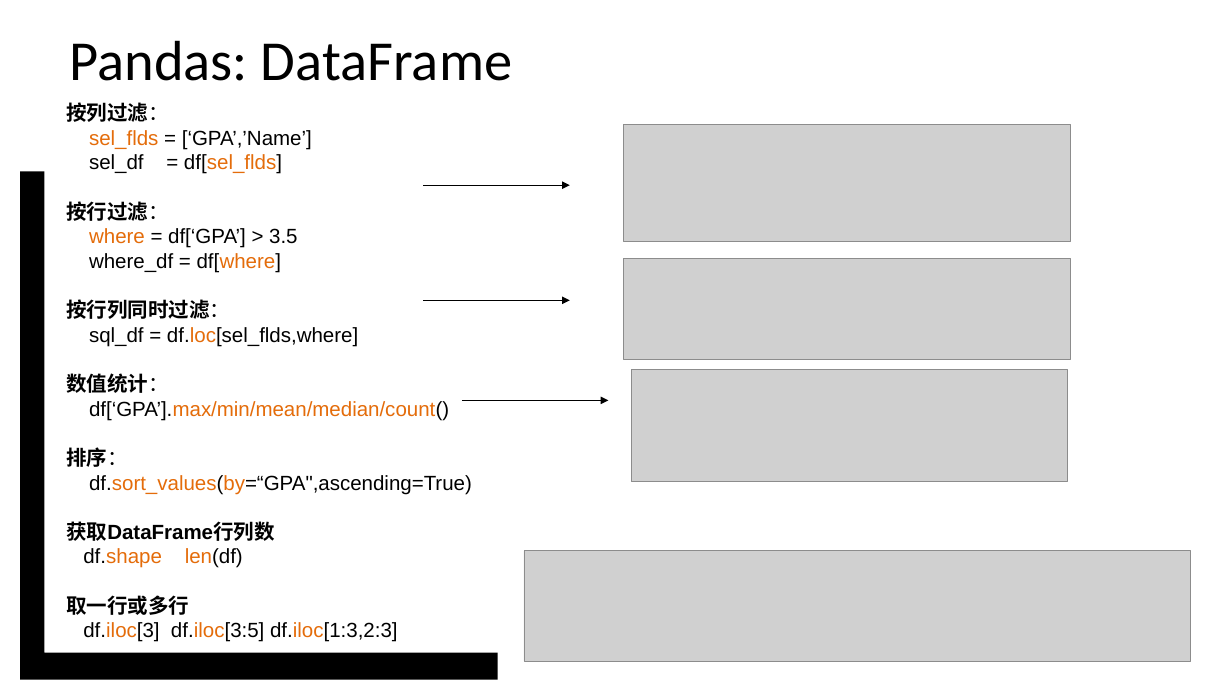
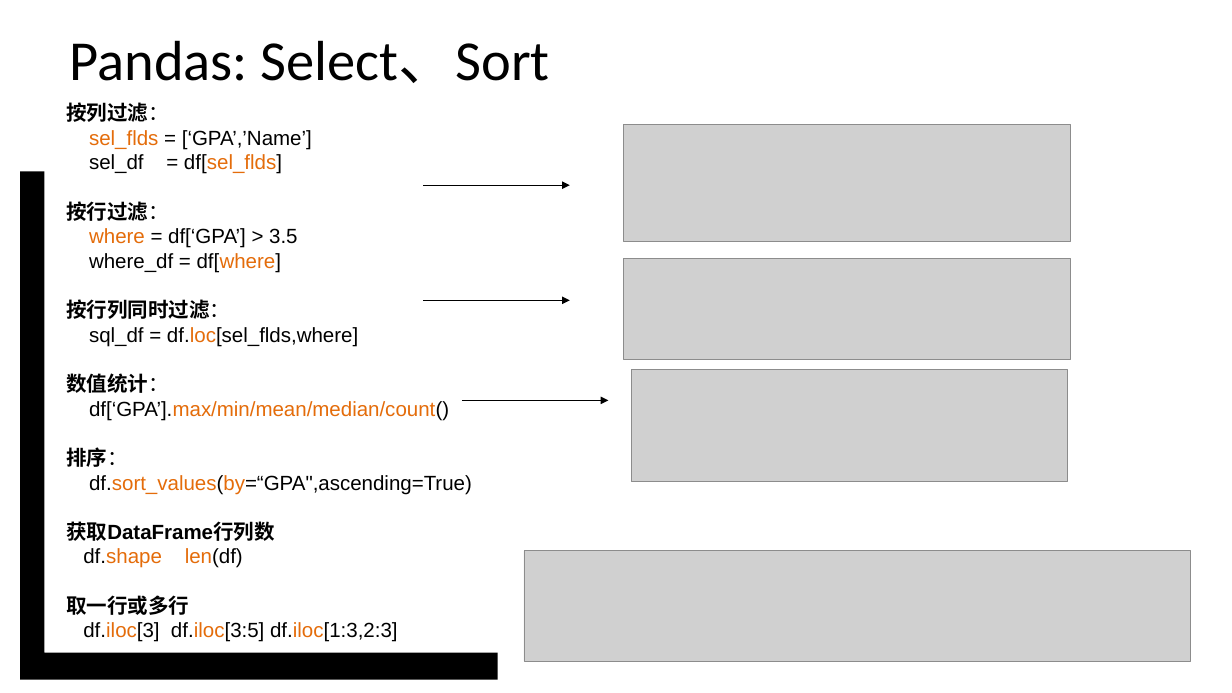
Before and after one commit to vcboy1/Leeds, a slide deck: slide 21 of 26fall/1850/Note/w1.8_s1.pptx (slide 20 before the commit). Drawn at 1232x693 pixels with LibreOffice and Linux fonts; fonts in the diff are those of the drawing; grey boxes stand for pictures; background and template pictures are left out. Boxes give left, top, right and bottom in pixels: in the first picture for what was removed or moved away, otherwise in the second. Text is boxed around its words. In the diff, an @@ line names an element or a change of style, - is before the commit and + after.

```diff
--- a/26fall/1850/Note/w1.8_s1.pptx
+++ b/26fall/1850/Note/w1.8_s1.pptx
@@ title at [69,40,550,83]: text changed @@
-Pandas: DataFrame
+Pandas: Select、Sort
```
Also in this commit, not shown: 1 slide added.
